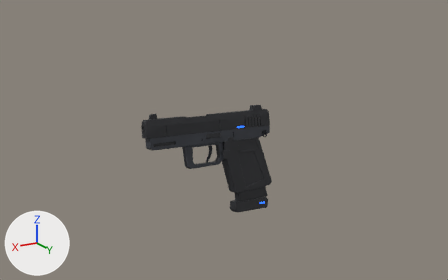
An edit to the Blender file art-source/weapons/Classic.blend, drawn before and after from the same camera.
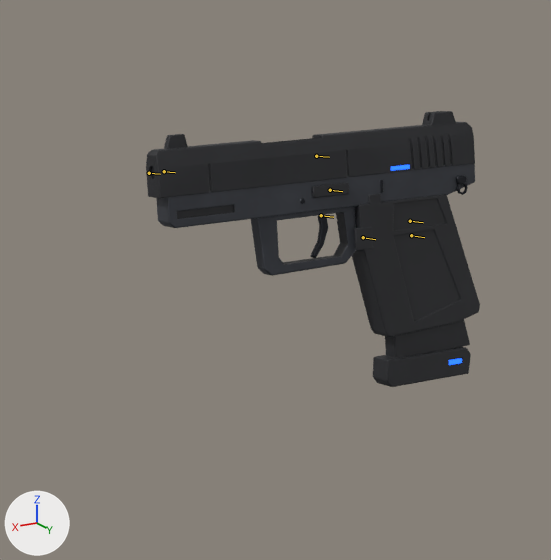
Old and new are each drawn from the file's camera 'Cam_34' and again close up on the part from 19% to 67% of the width and 22% to 100% of the height. The axes (+X, +Y, +Z) are drawn at lower left. The lights are the same throughout. The first two pictures are the older version. Both versions are drawn at frame 14 of the action 'Classic_Reload'; the numbers are the values there. The bones that change, and the others that lie on the model, are drawn over the model as lines in the close-ups.

Objects in the first close-up: 'Classic_Barrel', 'Classic_CharmLoop', 'Classic_Frame', 'Classic_Grip', 'Classic_MagNeon', 'Classic_Magazine', 'Classic_Slide', 'Classic_SlideNeon' and 3 more.
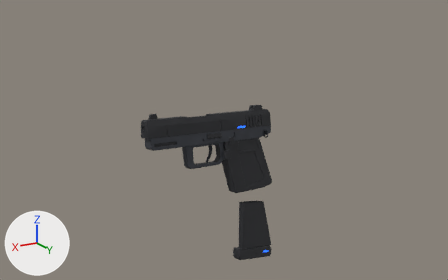
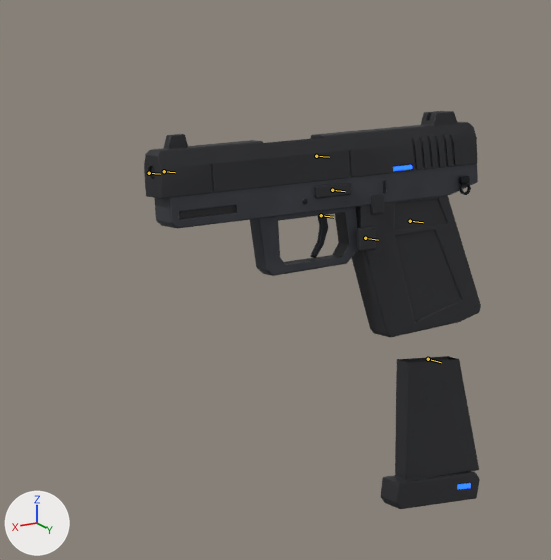
The change, as a list of edits to the scene's bpy script:
```text
Change bone_mag:
    where bone_mag = bpy.data.objects['Classic_Rig'].pose.bones['Mag']  # child of 'Root'
    bone_mag.location: (-0.019, 0.0, -0.098) -> (-0.067, 0.0, -0.557)
    bone_mag.rotation_euler: (0.0, -0.0349, 0.0) -> (0.0, -0.105, 0.0)  # degrees (0, -2, 0) -> degrees (0, -6, 0)
```

What differs and where, as boxes (x1, y1, x2, y2) in the close-ups (551 x 560 px):
'Classic_Slide', posed
    before: (146, 111, 475, 199)
    after: (144, 111, 478, 199)
'Classic_Magazine', posed
    before: (373, 320, 471, 387)
    after: (381, 356, 480, 509)
'Classic_Grip', posed
    before: (352, 194, 480, 337)
    after: (352, 195, 481, 337)
'Classic_Frame', posed
    before: (156, 164, 475, 276)
    after: (155, 164, 478, 276)
'Classic_CharmLoop', posed
    before: (456, 176, 468, 195)
    after: (459, 176, 471, 195)
'Classic_MagNeon', posed
    before: (449, 358, 462, 365)
    after: (457, 483, 471, 489)
'Classic_SlideNeon', posed
    before: (391, 165, 410, 171)
    after: (393, 165, 412, 171)
bone 'Mag', root to tip
    before: (411, 235) to (424, 237)
    after: (428, 359) to (441, 362)
